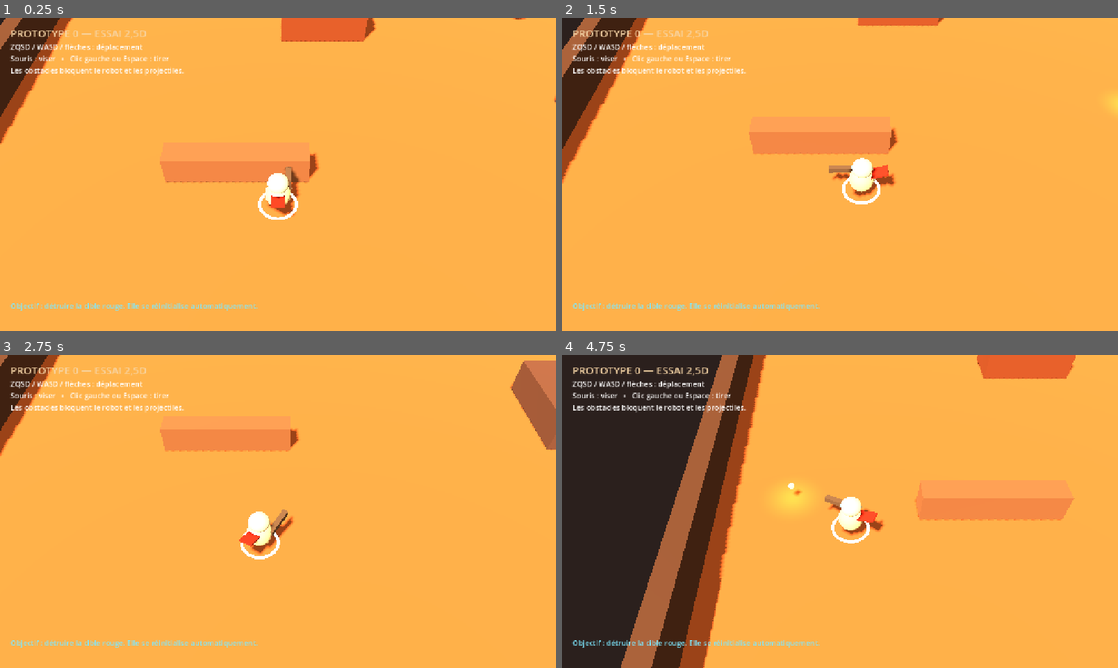
Above: before the commit, frames 1-4 (two rows, left to right).
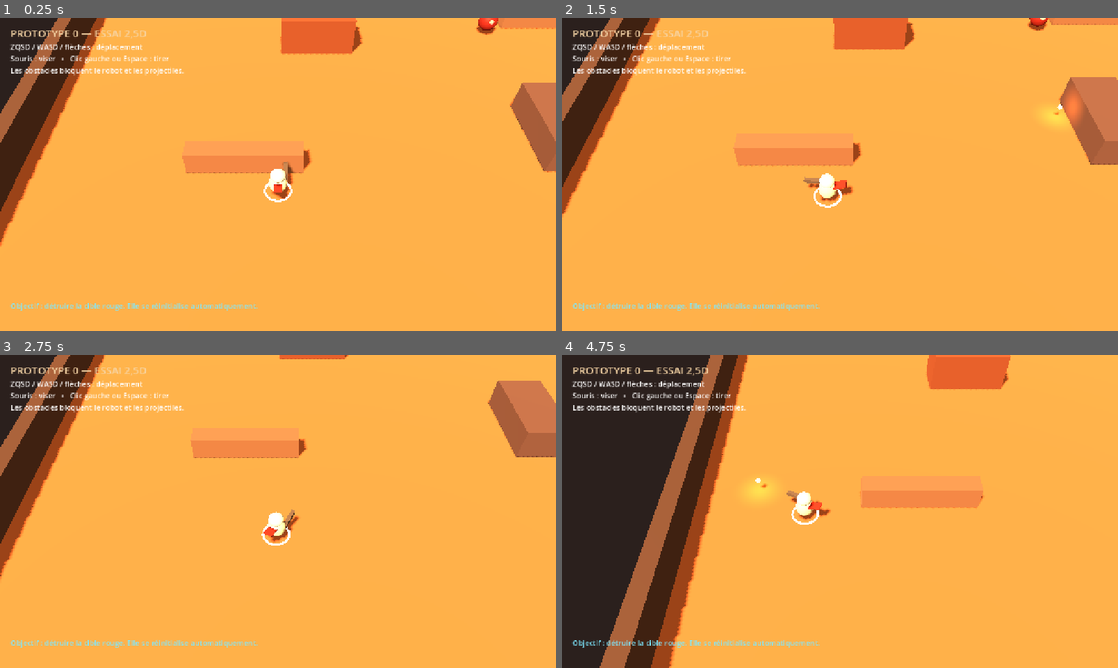
Above: after the commit, the same moments.

Repository: aKoMoses/PROTOTYPE-V0.1
Game: Godot game, scene res://scenes/main.tscn
Same seed, same stepped clock (60 frames per second), same inputs: the game is played once before the commit and once after it.
Inputs (mouse positions are in pixels of both pictures, inside the frame that each line leads up to):
- Up to frame 1 (0.25 s): no input
- Up to frame 2 (1.5 s): move the mouse to (962, 158) at 0.52 s; hold D 0.53-1.28 s; hold Q 0.53-1.28 s; click (962, 158) at 0.67 s; tap Space at 0.77 s; move the mouse to (728, 190) at 1.27 s; hold S from 1.28 s (still down); tap Z at 1.35 s
- Up to frame 3 (2.75 s): tap Space at 1.52 s; move the mouse to (333, 442) at 2.02 s; release S at 2.03 s; hold D from 2.03 s (still down); hold Q from 2.03 s (still down)
- Up to frame 4 (4.75 s): move the mouse to (812, 574) at 2.77 s; release D at 2.78 s; release Q at 2.78 s; hold W 2.78-3.53 s; tap Z at 2.85, 4.35 s; click (812, 574) at 2.92 s; tap Space at 3.02, 3.77, 4.52 s; move the mouse to (1006, 558) at 3.52 s; hold Q 3.53-4.28 s; hold A from 3.53 s (still down); move the mouse to (673, 464) at 4.27 s

The runs differ from the first frame. In frame 1, 11% of the frame differs, in the area x 0-100%, y 0-74%; in frame 2, 12%; in frame 3, 11%; in frame 4, 20%, in the area x 6-93%, y 0-100%.

Commit message:
Smooth and widen camera follow

Diff:
--- a/scripts/camera_rig.gd
+++ b/scripts/camera_rig.gd
@@ -1,10 +1,12 @@
 extends Node3D
 
-@export var follow_speed := 7.0
-@export var look_ahead_distance := 1.8
+@export var follow_speed := 3.2
+@export var aim_smoothing_speed := 4.0
+@export var look_ahead_distance := 1.6
 
 var _target: Node3D
 var _camera: Camera3D
+var _smoothed_aim := Vector3.ZERO
 
 
 func _ready() -> void:
@@ -14,6 +16,8 @@
 func set_target(target: Node3D) -> void:
 	_target = target
 	global_position = target.global_position
+	if "aim_direction" in _target:
+		_smoothed_aim = _target.aim_direction
 	_resolve_camera()
 	_aim_camera()
 
@@ -22,10 +26,11 @@
 	if _target == null:
 		return
 	_resolve_camera()
-	var aim := Vector3.ZERO
+	var target_aim := Vector3.ZERO
 	if "aim_direction" in _target:
-		aim = _target.aim_direction * look_ahead_distance
-	var desired := _target.global_position + aim
+		target_aim = _target.aim_direction
+	_smoothed_aim = _smoothed_aim.lerp(target_aim, 1.0 - exp(-aim_smoothing_speed * delta))
+	var desired := _target.global_position + _smoothed_aim * look_ahead_distance
 	desired.y = 0.0
 	global_position = global_position.lerp(desired, 1.0 - exp(-follow_speed * delta))
 	_aim_camera()
--- a/scripts/main.gd
+++ b/scripts/main.gd
@@ -75,7 +75,7 @@
 	camera.name = "Camera3D"
 	# A high, slightly perspective view keeps the arena readable while preserving
 	# the visible height and depth found in the visual references.
-	camera.position = Vector3(0.0, 17.0, 14.5)
+	camera.position = Vector3(0.0, 20.5, 17.5)
 	camera.fov = 38.0
 	camera.current = true
 	rig.add_child(camera)
--- a/scripts/player.gd
+++ b/scripts/player.gd
@@ -87,6 +87,11 @@
 
 
 func _build_robot() -> void:
+	var visuals := Node3D.new()
+	visuals.name = "Visuals"
+	visuals.scale = Vector3.ONE * 0.88
+	add_child(visuals)
+
 	var selection_ring := MeshInstance3D.new()
 	var ring_mesh := TorusMesh.new()
 	ring_mesh.inner_radius = 0.78
@@ -94,7 +99,7 @@
 	selection_ring.mesh = ring_mesh
 	selection_ring.position.y = 0.045
 	selection_ring.material_override = _material(Color("#bdefff"), 0.3, Color("#56dfff"))
-	add_child(selection_ring)
+	visuals.add_child(selection_ring)
 
 	var body := MeshInstance3D.new()
 	var body_mesh := CapsuleMesh.new()
@@ -103,7 +108,7 @@
 	body.mesh = body_mesh
 	body.position.y = 0.8
 	body.material_override = _material(Color("#e4d0ae"), 0.72)
-	add_child(body)
+	visuals.add_child(body)
 
 	var head := MeshInstance3D.new()
 	var head_mesh := SphereMesh.new()
@@ -112,7 +117,7 @@
 	head.mesh = head_mesh
 	head.position = Vector3(0.0, 1.55, 0.0)
 	head.material_override = _material(Color("#efe1c4"), 0.65)
-	add_child(head)
+	visuals.add_child(head)
 
 	var eye := MeshInstance3D.new()
 	var eye_mesh := SphereMesh.new()
@@ -122,7 +127,7 @@
 	eye.position = Vector3(0.0, 1.58, -0.42)
 	eye.scale = Vector3(1.2, 0.75, 0.45)
 	eye.material_override = _material(Color("#4ee8ff"), 0.25, Color("#21cfff"))
-	add_child(eye)
+	visuals.add_child(eye)
 
 	var gun := MeshInstance3D.new()
 	var gun_mesh := BoxMesh.new()
@@ -130,7 +135,7 @@
 	gun.mesh = gun_mesh
 	gun.position = Vector3(0.5, 0.95, -0.82)
 	gun.material_override = _material(Color("#5c5148"), 0.5)
-	add_child(gun)
+	visuals.add_child(gun)
 
 	var scarf := MeshInstance3D.new()
 	var scarf_mesh := BoxMesh.new()
@@ -139,7 +144,7 @@
 	scarf.position = Vector3(0.0, 1.2, 0.65)
 	scarf.rotation_degrees.x = -18.0
 	scarf.material_override = _material(Color("#a62f25"), 0.9)
-	add_child(scarf)
+	visuals.add_child(scarf)
 
 
 func _material(color: Color, roughness: float, emission: Color = Color.BLACK) -> StandardMaterial3D:
